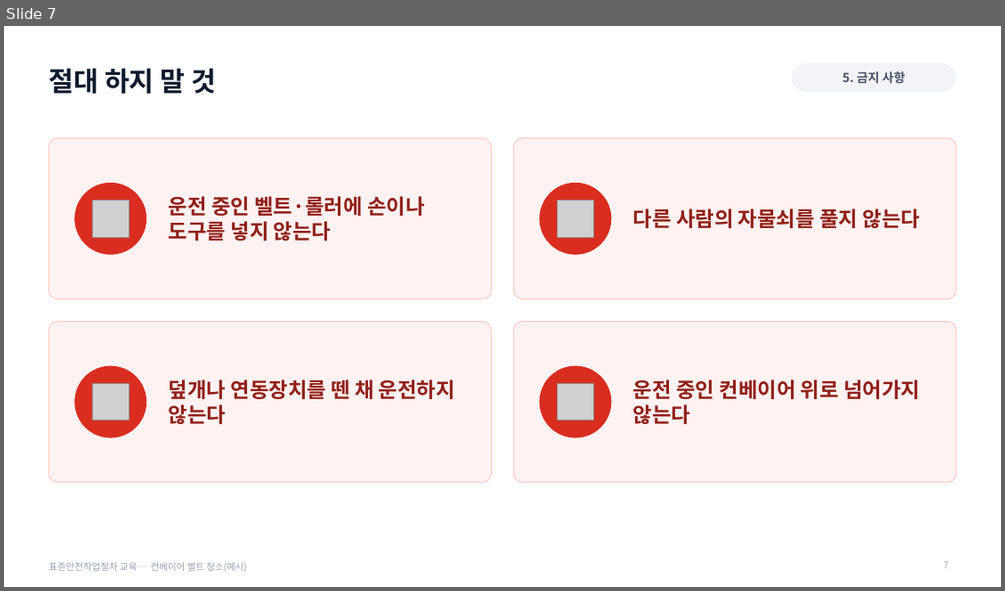
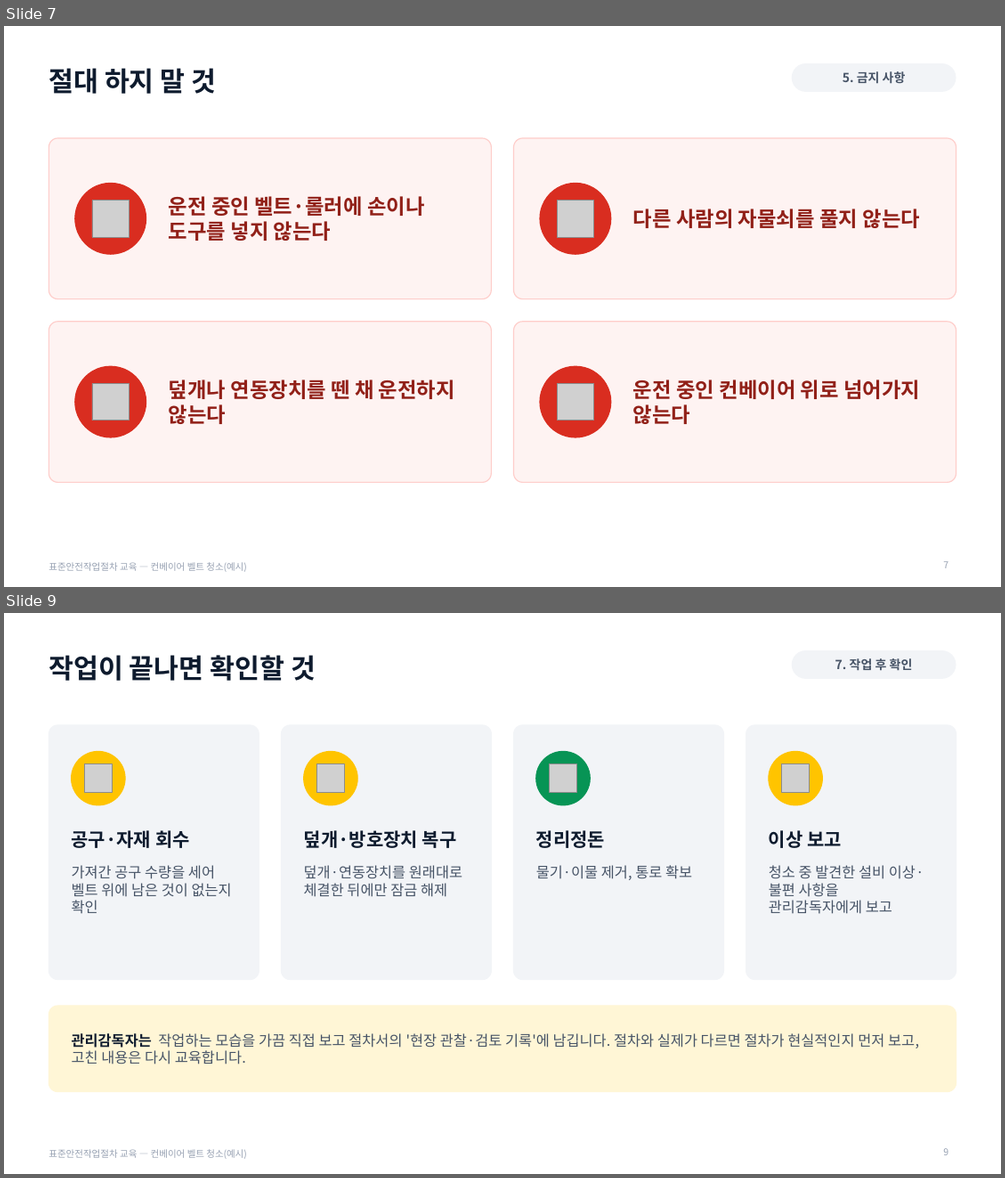
Before and after one commit to tjsrlfhzpt-ai/anjeonduck, a slide deck: assets/files/templates/SafePlum_sop_training.pptx. Shown one above the other, each under a label of ours: slide 7 before the commit, slides 7 and 9 after it; the slides between them are not shown. The pictures are 1005x591 and 1005x1178 pixels, drawn with LibreOffice and Linux fonts; fonts in the diff are those of the drawing; grey boxes stand for pictures. Boxes give left, top, right and bottom in pixels: in the first picture for what was removed or moved away, otherwise in the second. Text is boxed around its words. In the diff, an @@ line names an element or a change of style, - is before the commit and + after.

```diff
--- a/assets/files/templates/SafePlum_sop_training.pptx
+++ b/assets/files/templates/SafePlum_sop_training.pptx
@@ slide 9 added at (4,613,1001,1174), background #FFFFFF; not listed: 1 template element that a slide beside it also shows @@
@@ title added at (48,655,316,681), 26 pt, text #0E1B2E, bold @@
+작업이 끝나면 확인할 것
@@ rounded rectangle added at (792,650,956,679), fill #F2F4F7, 12 pt, text #475467, bold @@
+7. 작업 후 확인
@@ rounded rectangle added at (48,725,259,980), fill #F2F4F7, outline #F2F4F7 1 pt @@
@@ rounded rectangle added at (282,725,492,980), fill #F2F4F7, outline #F2F4F7 1 pt @@
@@ rounded rectangle added at (514,725,724,980), fill #F2F4F7, outline #F2F4F7 1 pt @@
@@ rounded rectangle added at (745,725,956,980), fill #F2F4F7, outline #F2F4F7 1 pt @@
@@ ellipse added at (72,751,125,805), fill #FFC400, outline #FFC400 1 pt @@
@@ picture added at (84,764,112,792) @@
@@ ellipse added at (304,751,357,805), fill #FFC400, outline #FFC400 1 pt @@
@@ picture added at (316,764,344,792) @@
@@ ellipse added at (536,751,591,805), fill #079455, outline #079455 1 pt @@
@@ picture added at (550,764,577,792) @@
@@ ellipse added at (769,751,822,805), fill #FFC400, outline #FFC400 1 pt @@
@@ picture added at (782,764,809,792) @@
@@ text added at (72,830,190,848), 18 pt, text #0E1B2E, bold @@
+공구·자재 회수
@@ text added at (304,830,457,848), 18 pt, text #0E1B2E, bold @@
+덮개·방호장치 복구
@@ text added at (536,830,605,848), 18 pt, text #0E1B2E, bold @@
+정리정돈
@@ text added at (769,830,841,848), 18 pt, text #0E1B2E, bold @@
+이상 보고
@@ text added at (72,865,232,913), 14 pt, text #475467 @@
+가져간 공구 수량을 세어 벨트 위에 남은 것이 없는지 확인
@@ text added at (304,865,462,897), 14 pt, text #475467 @@
+덮개·연동장치를 원래대로 체결한 뒤에만 잠금 해제
@@ text added at (536,865,692,880), 14 pt, text #475467 @@
+물기·이물 제거, 통로 확보
@@ text added at (769,865,924,914), 14 pt, text #475467 @@
+청소 중 발견한 설비 이상·불편 사항을 관리감독자에게 보고
@@ rounded rectangle added at (48,1005,956,1092), fill #FFF6D6, outline #FFF6D6 1 pt @@
@@ text added at (72,1033,919,1064), 14 pt, text #475467 @@
+관리감독자는 작업하는 모습을 가끔 직접 보고 절차서의 '현장 관찰·검토 기록'에 남깁니다. 절차와 실제가 다르면 절차가 현실적인지 먼저 보고, 고친 내용은 다시 교육합니다.
@@ page number added at (943,1148,948,1155), 9 pt, text #98A2B3 @@
+9
```
Also in this commit, not shown: 6 slides changed, 1 other slide added, 21 other files.
